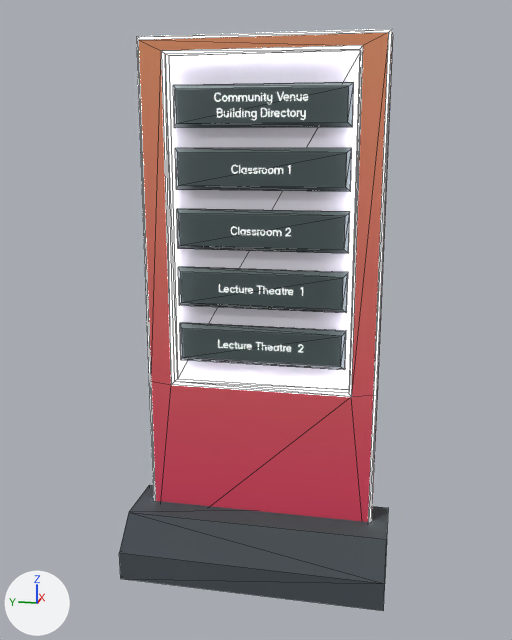
Renders of the glTF model CommunityVenue/models/Building/TeachingCommunityTeleport.glb from each side of a commit.
One viewpoint serves both versions: a 50 mm camera at (-3.67, -1.59, 2.61) aimed at (0.31, -0.8, 1.62). Every picture has the same lights, and +X, +Y and +Z are marked at lower left. Mesh edges are drawn as thin lines. Objects named as collision shapes, trigger or cutter boxes, shadow casters or lower levels of detail are left out. Where no turn or scale is listed for an object, it has been applied to the vertices. Vertices at the same position are counted once.

The first picture shows 'Classroom1', 'Classroom2', 'CommunityVenueBuildingDirectoryTitle', 'LectureTheatre1', 'LectureTheatre2', 'TCV_WelcomeZoneWhatsOnScreen1'.
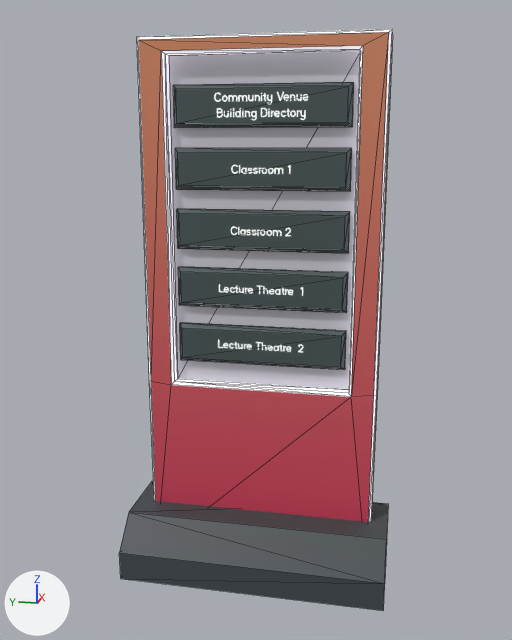
Edits to the scene script, one JSON object a line:
```json
{"op": "add", "block": "mat_tcv_colour_mat_001", "code": ["mat_tcv_colour_mat_001 = principled_material('TCV_Colour_MAT.001')", "mat_tcv_colour_mat_001.texture = img_tcvcolourswatch", "mat_tcv_colour_mat_001.roughness = 0.553"]}
{"op": "add", "block": "mat_tcv_neon_mat_001", "code": ["mat_tcv_neon_mat_001 = bpy.data.materials.new('TCV_Neon_MAT.001')", "# uses the picture img_tcvcolourswatch"]}
{"block": "me_mesh_483", "where": "# used by ob_tcv_welcomezonewhatsonscreen1; location = (-19.053, -4.797, -0.013)"}
{"block": "me_mesh_483", "where": "# before: 2 (19.61, 4.8, 0.37) at pixel (149, 485), 3 (19.61, 3.19, 0.37) at pixel (388, 507), 4 (19.61, 4.8, 0.01), 5 (19.61, 3.19, 0.01) at pixel (385, 557)"}
{"op": "remove", "block": "me_mesh_483", "code": "me_mesh_483.from_pydata(...)  # 44 vertices, 76 faces; spans x 19.05..19.62, y 3.19..4.8, z 0.01..3.22"}
{"op": "add", "block": "me_mesh_483", "code": "me_mesh_483.from_pydata(...)  # 44 vertices, 78 faces; spans x 19.05..19.67, y 3.19..4.8, z 0.01..3.22"}
{"block": "me_mesh_483", "change": "me_mesh_483 part 1"}
{"op": "add", "block": "me_mesh_483", "code": "for i in [*range(2, 6)]: me_mesh_483.vertices[i].co += Vector((0.06, 0.0, 0.0))"}
{"block": "me_mesh_483", "change": "me_mesh_483 part 2: 50 faces spanning x 19.05..19.67, y 3.19..4.8, z 0.01..3.22 switch from mat_tcv_colour_mat to mat_tcv_colour_mat_001 (picture img_tcvcolourswatch)"}
{"block": "me_mesh_483", "change": "me_mesh_483 part 3: 26 faces spanning x 19.41..19.49, y 3.29..4.7, z 0.01..3.22 switch from mat_tcv_neon_mat to mat_tcv_neon_mat_001"}
```

Where the change shows, as pixel boxes [x1, y1, x2, y2] in the pictures (512 x 640 px; the box of a moved part takes in the faces that stretch with it):
```json
{"part": 1, "of": "me_mesh_483", "change": "moved or reshaped", "before": [129, 485, 388, 539], "after": [129, 481, 388, 539]}
{"part": 2, "of": "me_mesh_483", "change": "recoloured", "before": [119, 32, 393, 584], "after": [119, 32, 393, 584]}
{"part": 3, "of": "me_mesh_483", "change": "recoloured", "before": [137, 29, 392, 522], "after": [137, 29, 392, 522]}
```
